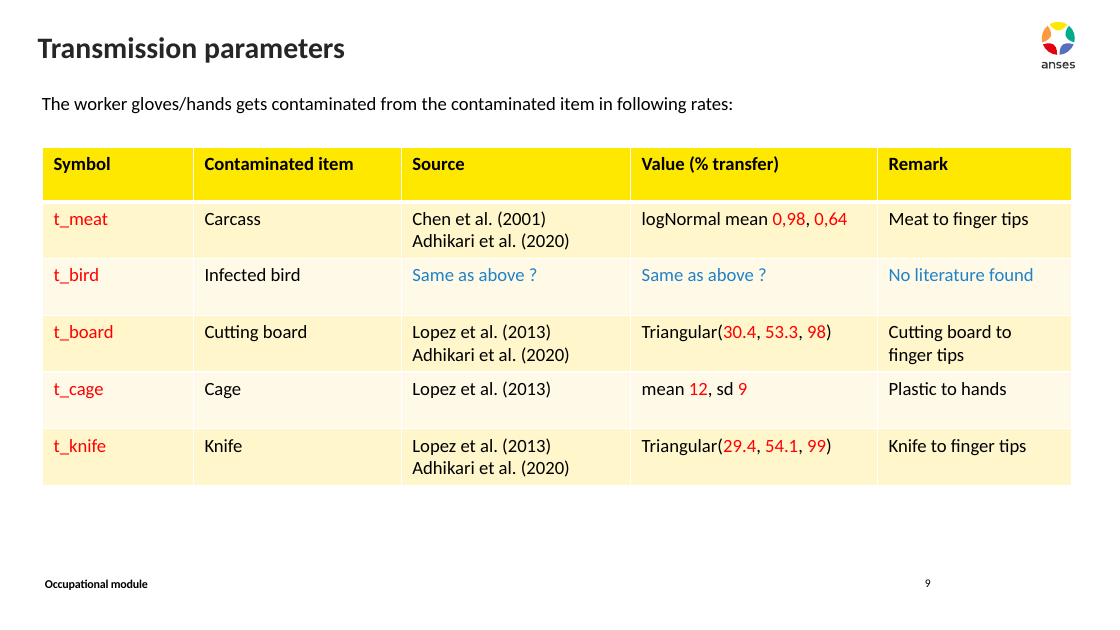
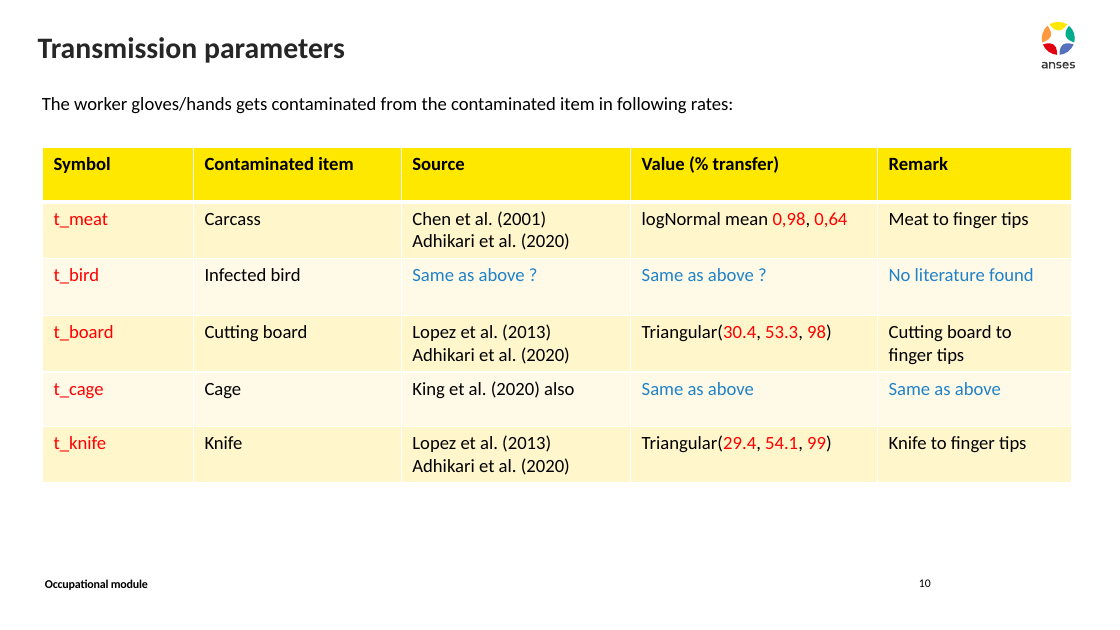
Before and after one commit to ENVIRE-JPIAMR/occupational-module, a slide deck: slide 10 of docs/draft.pptx (slide 9 before the commit). Drawn at 1120x630 pixels with LibreOffice and Linux fonts; fonts in the diff are those of the drawing. Boxes give left, top, right and bottom in pixels: in the first picture for what was removed or moved away, otherwise in the second. Text is boxed around its words. In the diff, an @@ line names an element or a change of style, - is before the commit and + after.

```diff
--- a/docs/draft.pptx
+++ b/docs/draft.pptx
@@ table at bbox=[43, 148, 1072, 480] @@
-row 5: t_cage | Cage | Lopez et al. (2013) | mean 12, sd 9 | Plastic to hands
+row 5: t_cage | Cage | King et al. (2020) also | Same as above | Same as above
@@ page number at bbox=[919, 579, 931, 587]: text changed @@
-9
+10
```
Also in this commit, not shown: 2 other slides changed, 1 slide added, 9 other files.
